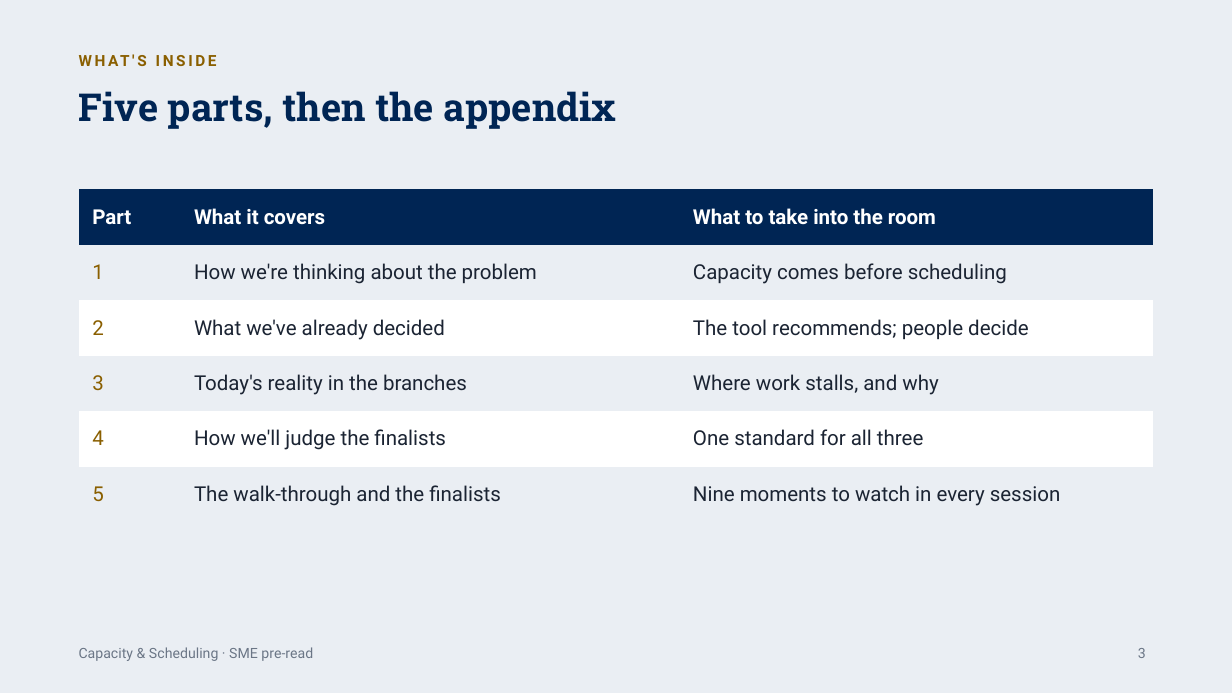
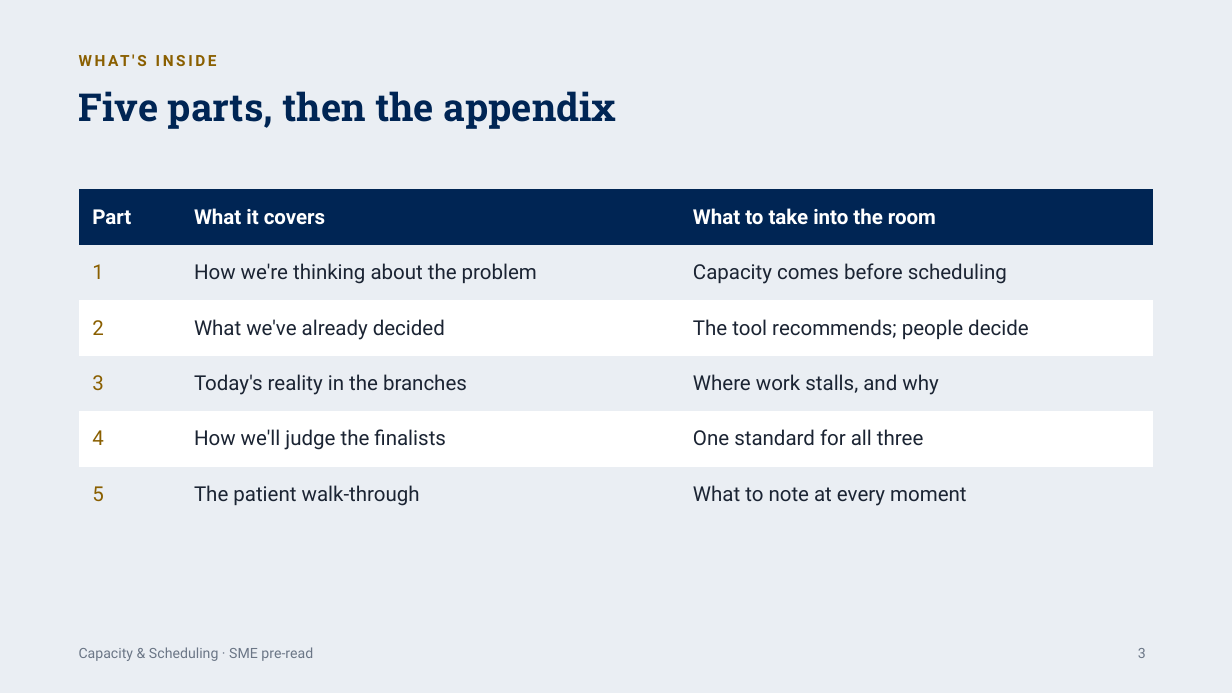
Before and after one commit to worker-max/compassus-capacity-pm, a slide deck: slide 3 of agents/compassus-capacity-pm/artifacts/Nashville-SME-PreRead.pptx. Drawn at 1232x693 pixels with LibreOffice and Linux fonts; fonts in the diff are those of the drawing. Boxes give left, top, right and bottom in pixels: in the first picture for what was removed or moved away, otherwise in the second. Text is boxed around its words. In the diff, an @@ line names an element or a change of style, - is before the commit and + after.

```diff
--- a/agents/compassus-capacity-pm/artifacts/Nashville-SME-PreRead.pptx
+++ b/agents/compassus-capacity-pm/artifacts/Nashville-SME-PreRead.pptx
@@ table at [79, 189, 1153, 510] @@
-row 6, column 2: The walk-through and the finalists
+row 6, column 2: The patient walk-through
-row 6, column 3: Nine moments to watch in every session
+row 6, column 3: What to note at every moment
```
Also in this commit, not shown: 2 slides added, 9 slides removed.
